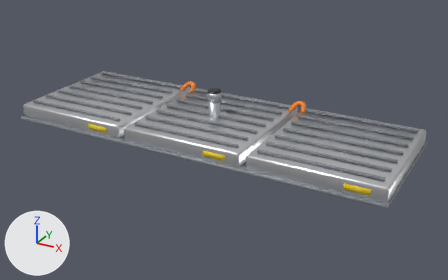
Before and after pictures for a commit that changed the glTF model public/modelos/piezas.glb.
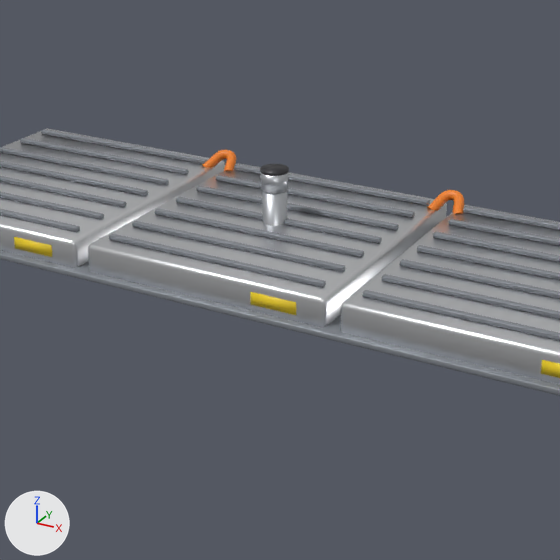
There are two pictures of each version: one whole from a camera (50 mm lens) standing at (3.82, -6.69, 3.25) and looking at (0.13, 0.03, -0.11), one close up on the part from 18% to 79% of the width and 3% to 100% of the height. The axes (+X, +Y, +Z) are drawn at lower left. The lights are the same throughout. The last two pictures show the newer version. Where no turn or scale is listed for an object, it has been applied to the vertices.

In view in the first close-up: 'baterias_techo__aluminio', 'baterias_techo__amarillo', 'baterias_techo__naranja_hv', 'baterias_techo__pintura_gris', 'escape__acero' and 1 more.
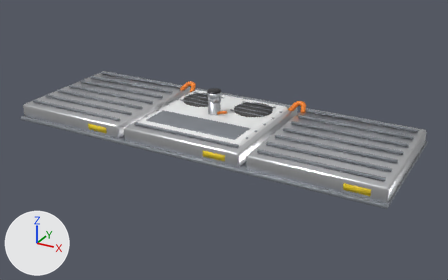
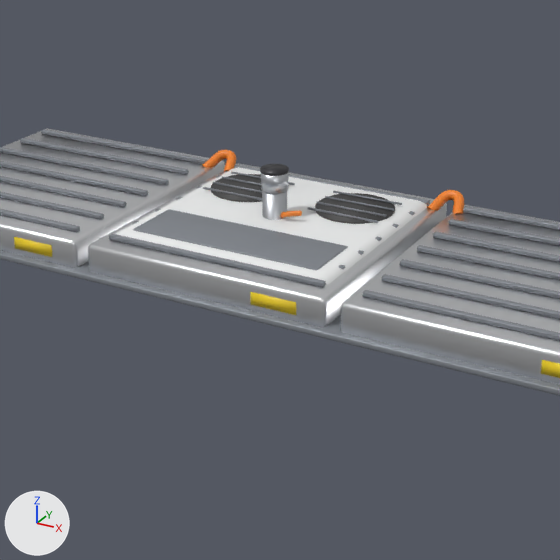
Where the change shows, as pixel boxes [x1, y1, x2, y2] in the close-ups (560 x 560 px):
'unidad_ac__plastico_blanco', added: after [115, 167, 427, 285]
'unidad_ac__pintura_gris', added: after [133, 171, 402, 270]
'unidad_ac__plastico_negro', added: after [211, 174, 395, 224]
'motor_traccion__naranja_hv', added: after [280, 210, 302, 218]

The edits, one by one:
Material 'plastico_negro' (mat_plastico_negro) is new.
Its base color is (0.05, 0.05, 0.05) (dark grey #3f3f3f).
Its roughness is 0.6.
Material 'plastico_blanco' (mat_plastico_blanco) is new.
Its base color is (0.85, 0.86, 0.86) (white #edefef).
Mesh me_cylinder_116 is new.
It consists of a 32-sided cylinder along z spanning x -0.26..0.26, y -0.26..0.26, z -0.01..0.01; a 32-sided cylinder along z spanning x 0.54..1.06, y -0.26..0.26, z -0.01..0.01.
It uses material mat_plastico_negro (dark grey #3f3f3f).
Mesh me_cube_101 is new.
It has 56 vertices, 108 faces and spans x -0.78..0.78, y -0.78..0.78, z 0.0..0.26.
It uses material mat_plastico_blanco (white #edefef).
Mesh me_cube_102 is new.
It has 120 vertices, 204 faces and spans x -0.65..0.65, y -0.65..0.536, z 0.25..0.286.
It uses material mat_pintura_gris (grey #898e95).
Mesh me_cube_099 is new.
It has 306 vertices, 604 faces and spans x -0.06..0.205, y -0.059..0.05, z 0.18..0.338.
It uses material mat_naranja_hv (orange #ed8127).
Object 'unidad_ac__plastico_negro' (ob_unidad_ac__plastico_negro) is new; it shows me_cylinder_116.
Its location is (-0.4, 0.35, 0.265).
Object 'unidad_ac__plastico_blanco' (ob_unidad_ac__plastico_blanco) is new; it shows me_cube_101.
Its location is (0.0, 0.0, 0.0).
Object 'unidad_ac__pintura_gris' (ob_unidad_ac__pintura_gris) is new; it shows me_cube_102.
Its location is (0.0, 0.0, 0.0).
Object 'motor_traccion__naranja_hv' (ob_motor_traccion__naranja_hv) is new; it shows me_cube_099.
Its location is (0.0, 0.0, 0.0).
